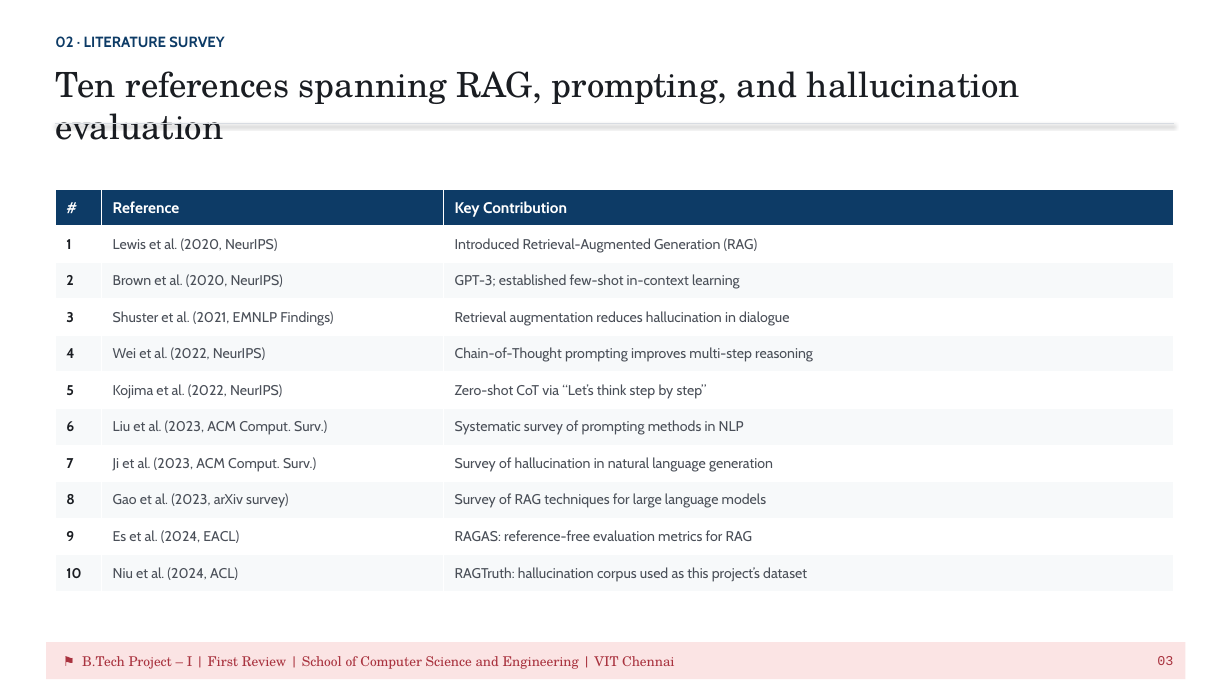
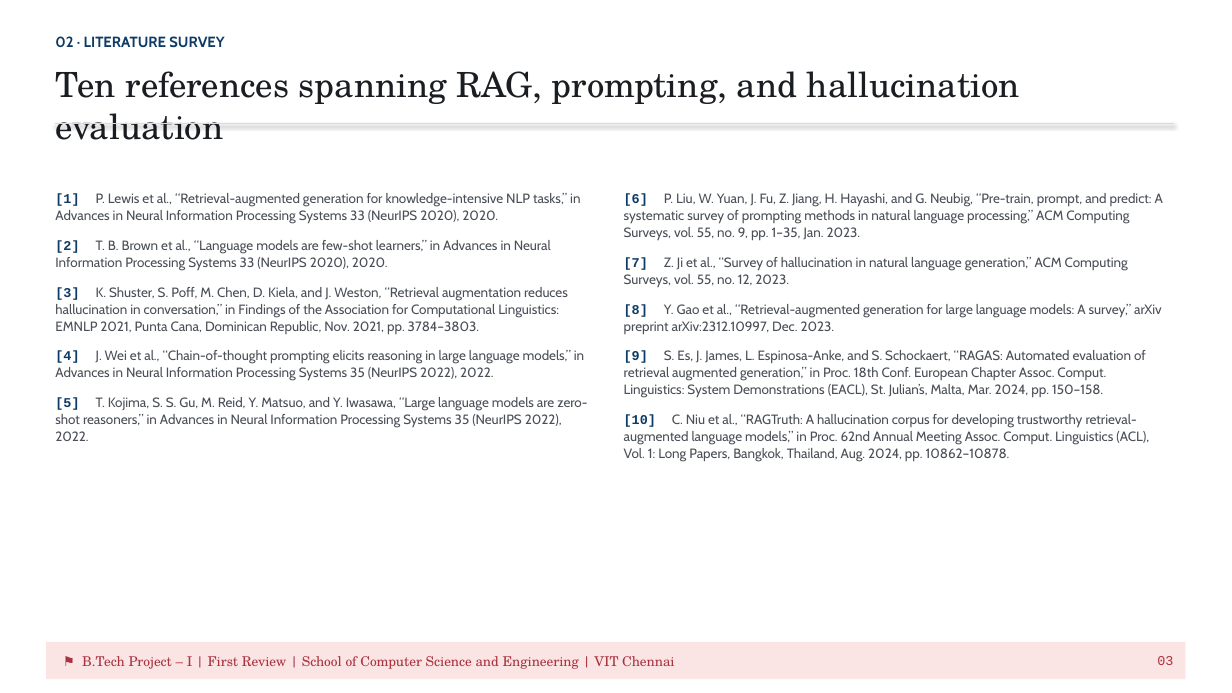
Before and after one commit to bhupendersingh1234/prompt_engineering_strategy_benchmark_for_rag_pipelines, a slide deck: slide 3 of presentation/Proposed_Solution_and_50_Percent_Completion.pptx. Drawn at 1232x693 pixels with LibreOffice and Linux fonts; fonts in the diff are those of the drawing. Boxes give left, top, right and bottom in pixels: in the first picture for what was removed or moved away, otherwise in the second. Text is boxed around its words. In the diff, an @@ line names an element or a change of style, - is before the commit and + after.

Commit message:
Reformat literature survey as full IEEE-style numbered citations
Replaces the compact 3-column table (author/year/one-line contribution)
with full formal citations -- authors, title, venue, and page numbers
where the venue actually publishes them. Every author list, venue, and
page range was verified via WebFetch against ACL Anthology / NeurIPS
Proceedings directly (Niu ACL: 10862-10878, Es EACL: 150-158, Shuster
EMNLP Findings: 3784-3803); NeurIPS papers correctly omit page numbers
since that venue doesn't paginate, rather than guessing a range.

```diff
--- a/presentation/Proposed_Solution_and_50_Percent_Completion.pptx
+++ b/presentation/Proposed_Solution_and_50_Percent_Completion.pptx
@@ table removed at [55,189,1174,592], 11 rows, 3 columns @@
-# | Reference | Key Contribution
-1 | Lewis et al. (2020, NeurIPS) | Introduced Retrieval-Augmented Generation (RAG)
-2 | Brown et al. (2020, NeurIPS) | GPT-3; established few-shot in-context learning
-3 | Shuster et al. (2021, EMNLP Findings) | Retrieval augmentation reduces hallucination in dialogue
-4 | Wei et al. (2022, NeurIPS) | Chain-of-Thought prompting improves multi-step reasoning
-5 | Kojima et al. (2022, NeurIPS) | Zero-shot CoT via “Let’s think step by step”
-6 | Liu et al. (2023, ACM Comput. Surv.) | Systematic survey of prompting methods in NLP
-7 | Ji et al. (2023, ACM Comput. Surv.) | Survey of hallucination in natural language generation
-8 | Gao et al. (2023, arXiv survey) | Survey of RAG techniques for large language models
-9 | Es et al. (2024, EACL) | RAGAS: reference-free evaluation metrics for RAG
-10 | Niu et al. (2024, ACL) | RAGTruth: hallucination corpus used as this project’s dataset
@@ text added at [55,193,587,441], 10.5 pt, text #4A4F58 @@
+[1] P. Lewis et al., “Retrieval-augmented generation for knowledge-intensive NLP tasks,” in Advances in Neural Information Processing Systems 33 (NeurIPS 2020), 2020.
+[2] T. B. Brown et al., “Language models are few-shot learners,” in Advances in Neural Information Processing Systems 33 (NeurIPS 2020), 2020.
+[3] K. Shuster, S. Poff, M. Chen, D. Kiela, and J. Weston, “Retrieval augmentation reduces hallucination in conversation,” in Findings of the Association for Computational Linguistics: EMNLP 2021, Punta Cana, Dominican Republic, Nov. 2021, pp. 3784–3803.
+[4] J. Wei et al., “Chain-of-thought prompting elicits reasoning in large language models,” in Advances in Neural Information Processing Systems 35 (NeurIPS 2022), 2022.
+[5] T. Kojima, S. S. Gu, M. Reid, Y. Matsuo, and Y. Iwasawa, “Large language models are zero-shot reasoners,” in Advances in Neural Information Processing Systems 35 (NeurIPS 2022), 2022.
@@ text added at [624,193,1163,461], 10.5 pt, text #4A4F58 @@
+[6] P. Liu, W. Yuan, J. Fu, Z. Jiang, H. Hayashi, and G. Neubig, “Pre-train, prompt, and predict: A systematic survey of prompting methods in natural language processing,” ACM Computing Surveys, vol. 55, no. 9, pp. 1–35, Jan. 2023.
+[7] Z. Ji et al., “Survey of hallucination in natural language generation,” ACM Computing Surveys, vol. 55, no. 12, 2023.
+[8] Y. Gao et al., “Retrieval-augmented generation for large language models: A survey,” arXiv preprint arXiv:2312.10997, Dec. 2023.
+[9] S. Es, J. James, L. Espinosa-Anke, and S. Schockaert, “RAGAS: Automated evaluation of retrieval augmented generation,” in Proc. 18th Conf. European Chapter Assoc. Comput. Linguistics: System Demonstrations (EACL), St. Julian’s, Malta, Mar. 2024, pp. 150–158.
+[10] C. Niu et al., “RAGTruth: A hallucination corpus for developing trustworthy retrieval-augmented language models,” in Proc. 62nd Annual Meeting Assoc. Comput. Linguistics (ACL), Vol. 1: Long Papers, Bangkok, Thailand, Aug. 2024, pp. 10862–10878.
```
Also in this commit, not shown: 1 other file.
